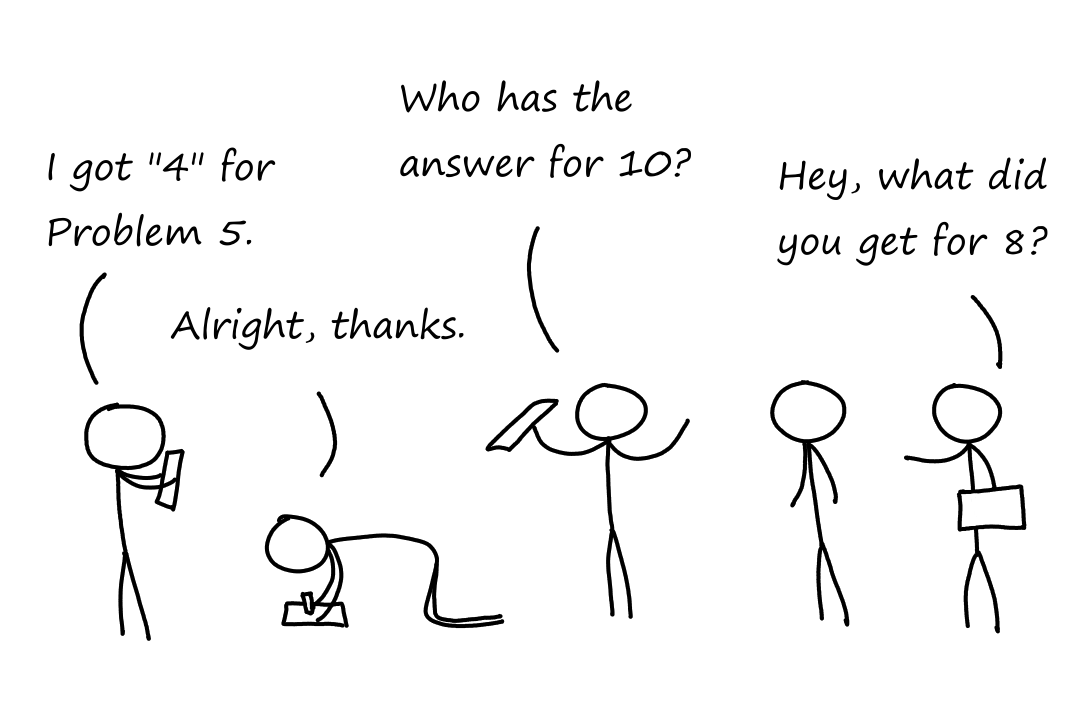
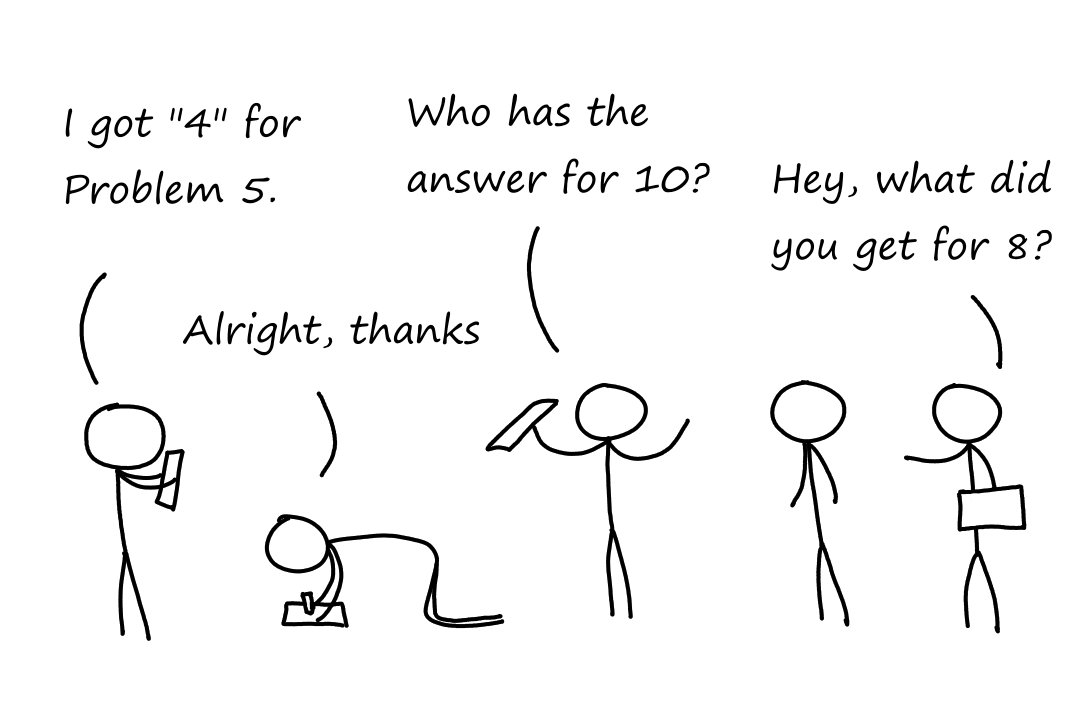
Before/after of a (1080, 720) layered artwork. What changed in the layer stack:
painted on "Saying" over [64, 192, 1024, 356]
painted on "Person 3" over [448, 320, 480, 345]
